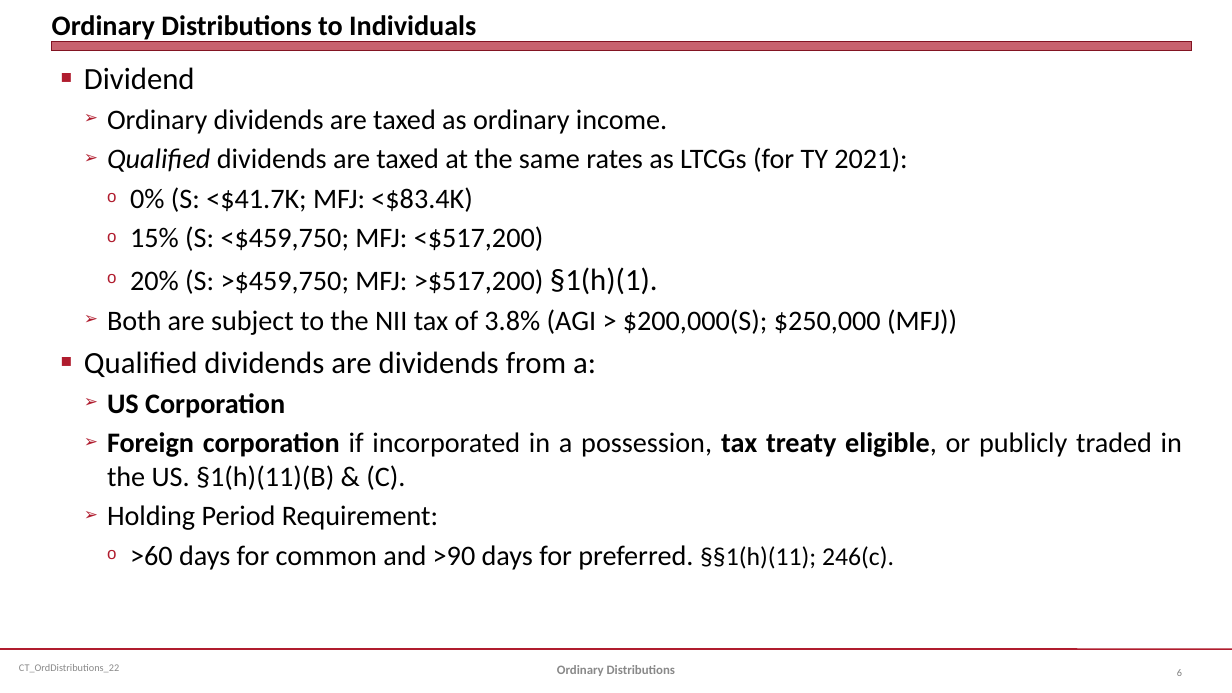
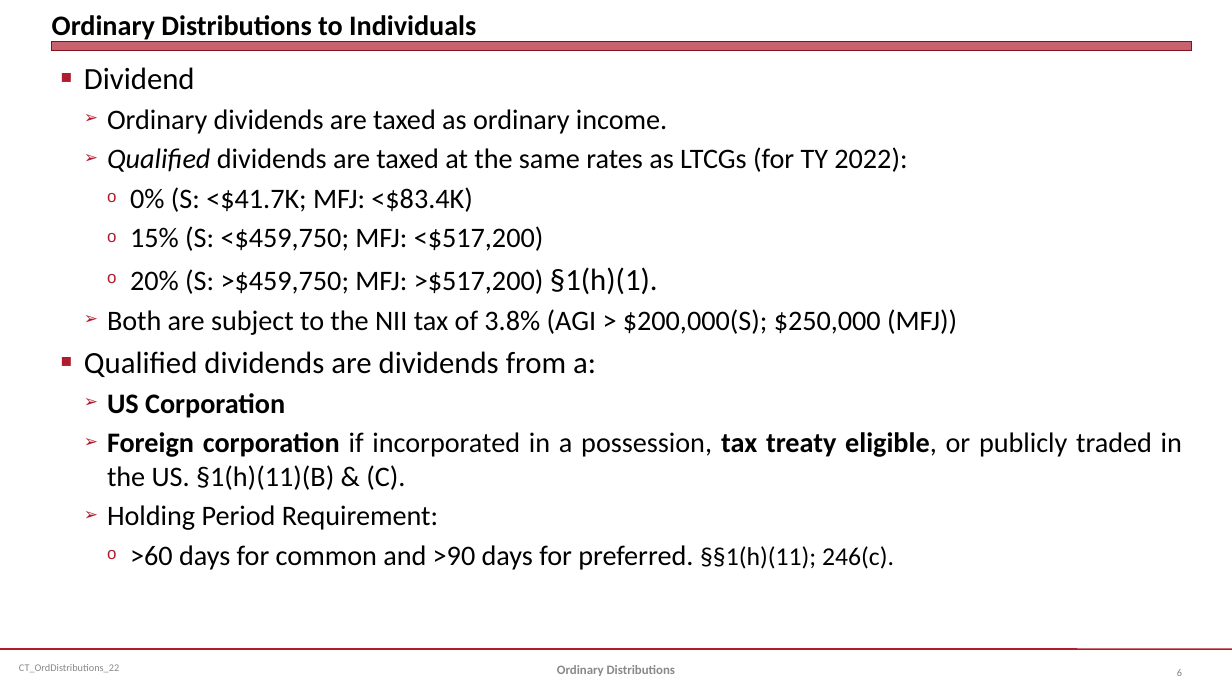
Before and after one commit to jmc877/Corporate-Tax, a slide deck: slide 6 of slides/CT_OrdDistributions_22S.pptx. Drawn at 1232x693 pixels with LibreOffice and Linux fonts; fonts in the diff are those of the drawing. Boxes give left, top, right and bottom in pixels: in the first picture for what was removed or moved away, otherwise in the second. Text is boxed around its words. In the diff, an @@ line names an element or a change of style, - is before the commit and + after.

```diff
--- a/slides/CT_OrdDistributions_22S.pptx
+++ b/slides/CT_OrdDistributions_22S.pptx
@@ text at (x1=107, y1=147, x2=907, y2=172): text changed @@
-  ➢ Qualified dividends are taxed at the same rates as LTCGs (for TY 2021):
+  ➢ Qualified dividends are taxed at the same rates as LTCGs (for TY 2022):
```
Also in this commit, not shown: 1 other file.
